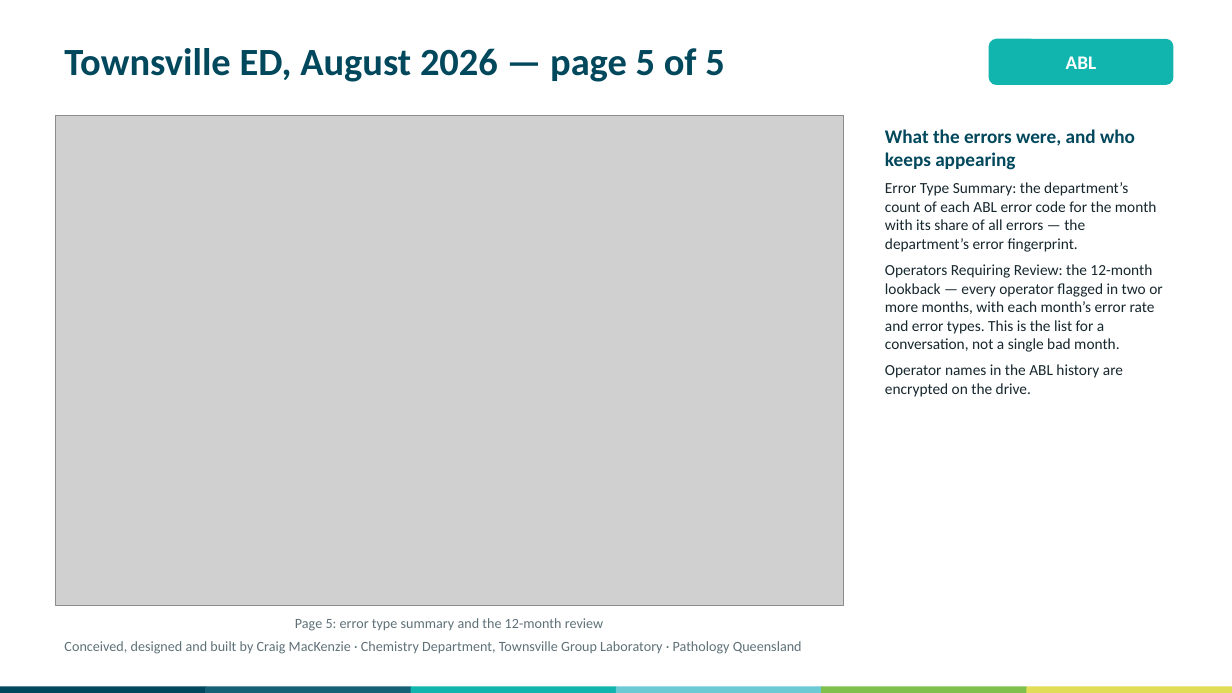
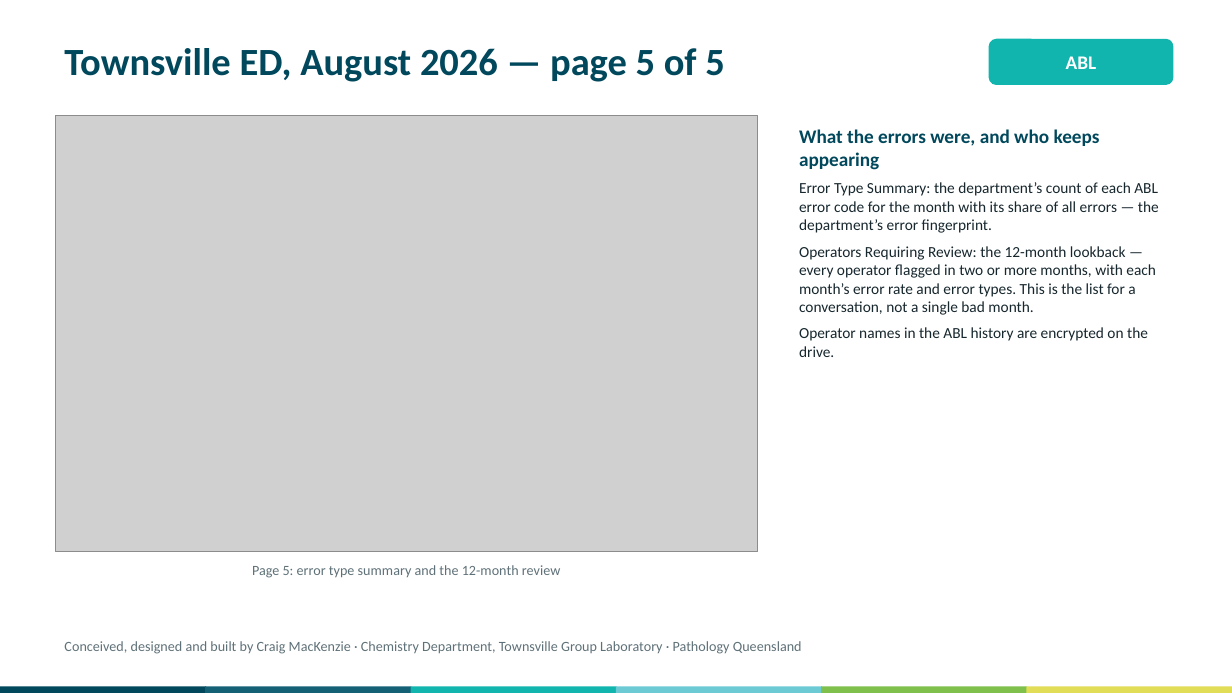
Before and after one commit to swornsealed/Report-app, a slide deck: slide 5 of PQ_Report_Generator_Overview_for_Managers_ABL.pptx. Drawn at 1232x693 pixels with LibreOffice and Linux fonts; fonts in the diff are those of the drawing; grey boxes stand for pictures. Boxes give left, top, right and bottom in pixels: in the first picture for what was removed or moved away, otherwise in the second. Text is boxed around its words. In the diff, an @@ line names an element or a change of style, - is before the commit and + after.

```diff
--- a/PQ_Report_Generator_Overview_for_Managers_ABL.pptx
+++ b/PQ_Report_Generator_Overview_for_Managers_ABL.pptx
@@ picture: place and size @@
-picture at (55,116,844,605)
+picture at (55,116,758,552)
@@ text "What the errors were, and ..." rewrapped from (885,129,1162,397) to (799,129,1159,357) @@
@@ text "Page 5: error type summary ...": place and size @@
-text "Page 5: error type summary ..." at (295,618,603,631)
+text "Page 5: error type summary ..." at (252,565,560,578)
```
Also in this commit, not shown: 2 other files.
